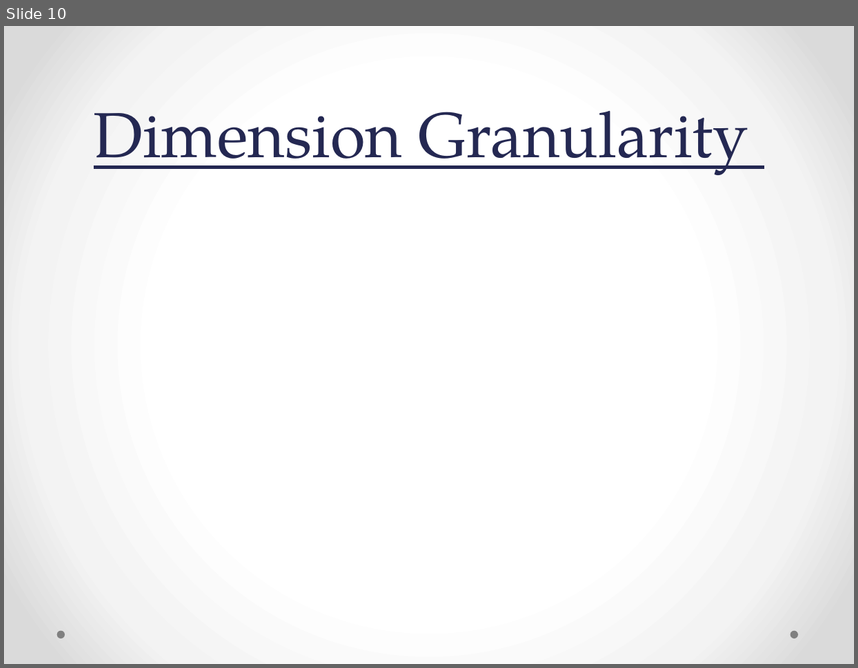
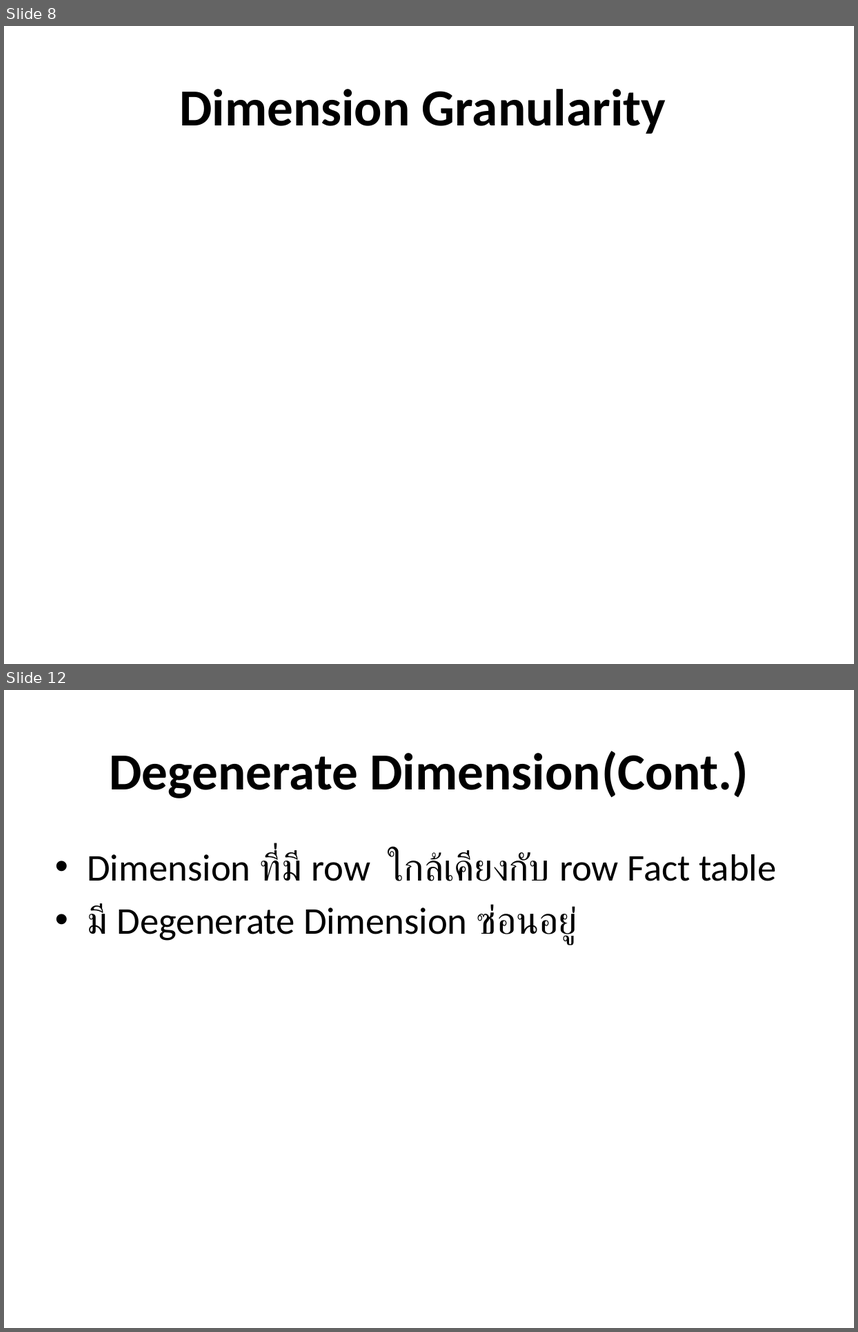
Before and after one commit to passzenith/passzenithproject, a slide deck: DW/Telecommunications and Utilities.pptx. Shown one above the other, each under a label of ours: slide 10 before the commit, slides 8 and 12 after it; the slides between them are not shown. The pictures are 858x668 and 858x1332 pixels, drawn with LibreOffice and Linux fonts; fonts in the diff are those of the drawing. Boxes give left, top, right and bottom in pixels: in the first picture for what was removed or moved away, otherwise in the second. Text is boxed around its words. In the diff, an @@ line names an element or a change of style, - is before the commit and + after.

```diff
--- a/DW/Telecommunications and Utilities.pptx
+++ b/DW/Telecommunications and Utilities.pptx
@@ slide 12 added at box(4, 690, 854, 1328), background #FFFFFF @@
@@ title added at box(109, 751, 749, 798), 44 pt, text #000000, bold @@
+Degenerate Dimension(Cont.)
@@ text added at box(87, 851, 776, 944), 32 pt, text #000000 @@
+• Dimension ที่มี row ใกล้เคียงกับ row Fact table
+• มี Degenerate Dimension ซ่อนอยู่
@@ what was slide 10 is now slide 8 @@
@@ slide 8 changed as well @@
@@ background gradient #FFFFFF to #F4F4F4 to #DADADA to #FFFFFF @@
@@ title "Dimension Granularity": place and size @@
-title "Dimension Granularity" at box(94, 111, 749, 175)
+title "Dimension Granularity" at box(179, 89, 666, 134)
@@ title "Dimension Granularity" at box(179, 89, 666, 134): size 54 to 44 pt, font TeX Gyre Pagella to Calibri, text colour #242852 to #000000, bold on, underline off; line spacing 58pt to 1; vertical alignment bottom to middle @@
@@ ellipse removed at box(56, 630, 64, 638) @@
@@ ellipse removed at box(791, 630, 798, 638) @@
```
Also in this commit, not shown: 14 other slides changed, 24 other slides added, 22 slides removed.
